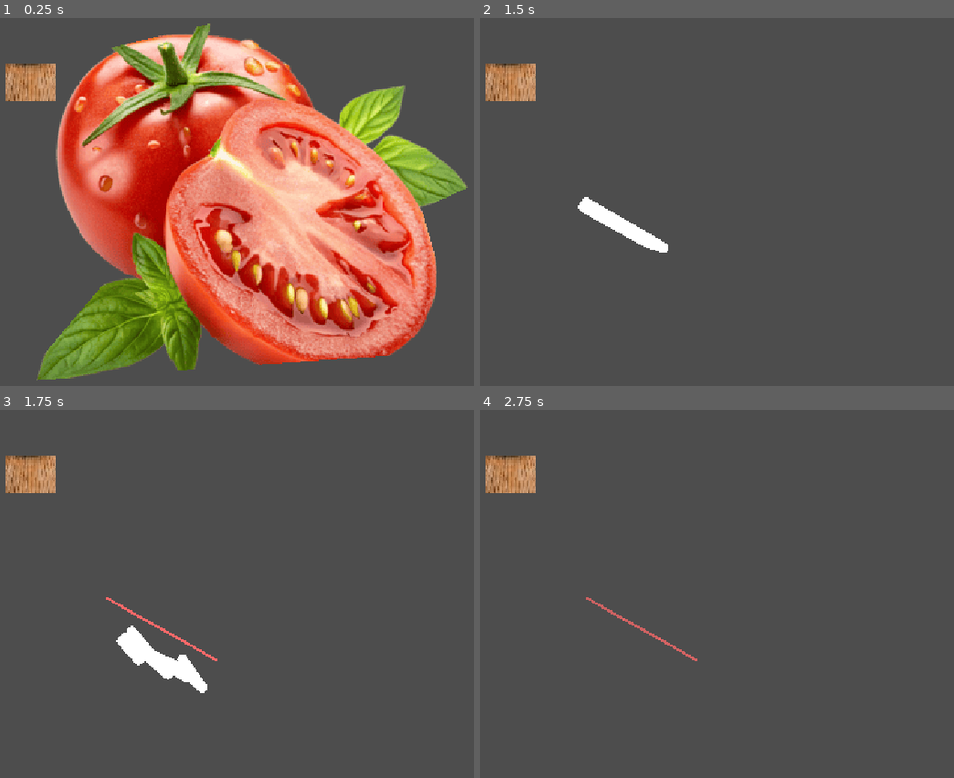
Above: before the commit, frames 1-4 (two rows, left to right).
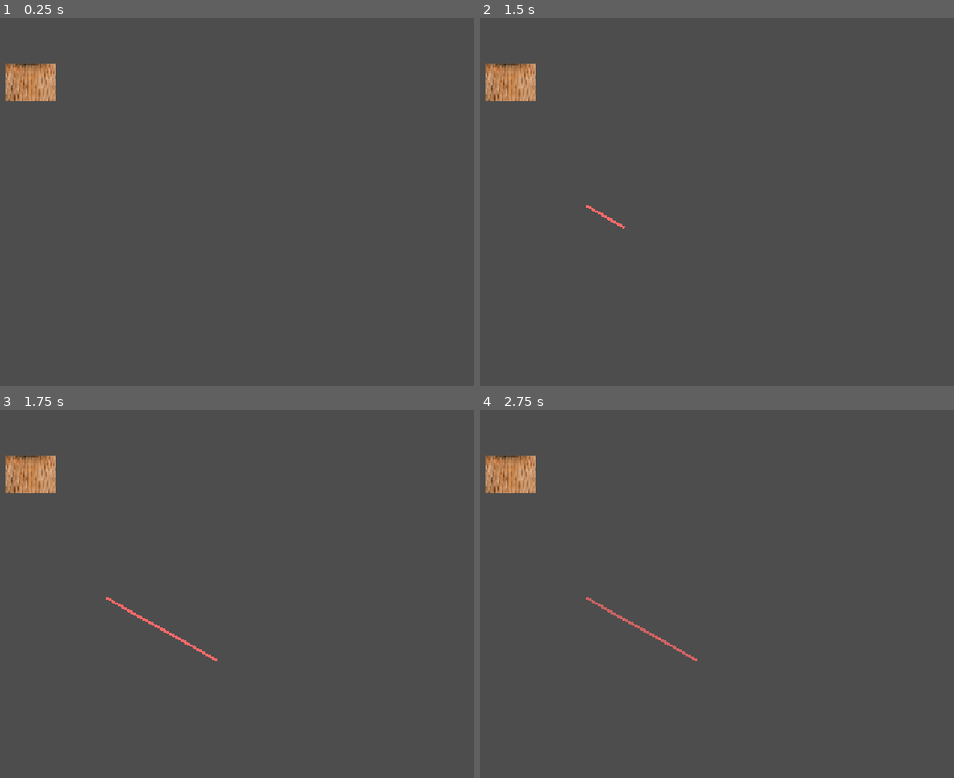
Above: after the commit, the same moments.

Repository: GrossKahn/lemme-cook
Game: Godot game, scene res://scenes/minigame/cuttinggame.tscn
The game is run twice, just before and just after one commit, with the same random seed, the same clock (stepped at 60 frames per second) and the same inputs. This scene is started directly instead of the project's main scene.
Inputs (mouse positions are in pixels of both pictures, inside the frame that each line leads up to):
- Up to frame 1 (0.25 s): no input
- Up to frame 2 (1.5 s): tap Enter at 0.5 s; move the mouse to (892, 165) at 0.52 s; click (892, 165) at 0.67 s; tap Space at 1.25 s; drag from (589, 205) to (698, 268) at 1.27 s
- Up to frame 3 (1.75 s): no input
- Up to frame 4 (2.75 s): move the mouse to (807, 487) at 2.02 s; click (807, 487) at 2.17 s

The runs differ from the first frame. In frame 1, 60% of the frame differs, in the area x 7-99%, y 1-99%; in frame 2, 0.8%; in frame 3, 1.1%; in frame 4, nothing differs.
Error before the commit: Trying to assign value of type 'ingredient_template.gd' to a variable of type 'ingredient.gd'. (res://scenes/minigame/cuttinggame.gd:238)

Commit message:
we be doin changes

Diff:
--- a/scenes/minigame/cuttinggame.gd
+++ b/scenes/minigame/cuttinggame.gd
@@ -21,7 +21,7 @@
 # --- Public Exports ---
 
 @export var fracture_body_color: Color
-@export var ingredient_template: PackedScene
+@export var ingredient_scene: PackedScene
 
 # --- Private Exports ---
 #
@@ -235,7 +235,7 @@
 
 	#TODO: Anpassen zum spawnen von geschnittenen ingredient teilen
 func spawnCutIngredient(shape_info : Dictionary, color : Color, lin_vel : Vector2, ang_vel : float, mass : float, cut_pos : Vector2, texture_info : Dictionary) -> void:
-	var instance:Ingredient = ingredient_template.instantiate()
+	var instance:Ingredient = ingredient_scene.instantiate()
 	_ingredient_parent.add_child(instance)
 
 	var texture=PolygonLib.setTextureOffset(texture_info, shape_info.centroid)
@@ -243,7 +243,7 @@
 	var rot = shape_info.spawn_rot
 	var poly =shape_info.centered_shape
 
-	instance.spawn_ingredient(texture, poly,texture_info,pos,rot,color)
+	instance.spawn_ingredient(texture.texture, poly,texture_info,pos,rot,color)
 
 # --- Private Engine Methods---
 
--- a/scenes/minigame/cuttinggame.tscn
+++ b/scenes/minigame/cuttinggame.tscn
@@ -2,16 +2,15 @@
 
 [ext_resource type="Texture2D" uid="uid://dlnqcxrs1oxa1" path="res://assets/appliance/placeholder-kitchen-psx.jpg" id="1_jkqvi"]
 [ext_resource type="Script" uid="uid://dtn5ff7yh45gs" path="res://scenes/minigame/cuttinggame.gd" id="1_wk0fl"]
-[ext_resource type="PackedScene" uid="uid://drd6cs87mxeea" path="res://scenes/minigame/ingredient_template.tscn" id="2_ag6eu"]
 [ext_resource type="PackedScene" uid="uid://dhrqqo38wiuqi" path="res://polygon2d-fracture/Pool2DBasic.tscn" id="3_mrnj2"]
 [ext_resource type="PackedScene" path="res://polygon2d-fracture/CutShapeVisualizer.tscn" id="4_mrnj2"]
 [ext_resource type="PackedScene" path="res://polygon2d-fracture/FractureShard.tscn" id="5_5qjvt"]
-[ext_resource type="Texture2D" uid="uid://bu5gvdn6e4m45" path="res://tomato.png" id="5_i2hxx"]
+[ext_resource type="PackedScene" uid="uid://vj0g2hergnvd" path="res://scenes/ingredient.tscn" id="7_5qjvt"]
 
 [node name="Node2D" type="Node2D" unique_id=2047674977]
 script = ExtResource("1_wk0fl")
 fracture_body_color = Color(1, 1, 1, 1)
-ingredient_template = ExtResource("2_ag6eu")
+ingredient_scene = ExtResource("7_5qjvt")
 
 [node name="Cuttingboard" type="Sprite2D" parent="." unique_id=181468454]
 position = Vector2(226, 161)
@@ -40,9 +39,4 @@
 
 [node name="IngredientParent" type="Node2D" parent="." unique_id=406966577]
 
-[node name="IngredientTemplate" parent="IngredientParent" unique_id=107534703 instance=ExtResource("2_ag6eu")]
-position = Vector2(205.00002, -19.999996)
-scale = Vector2(2.0109656, 2.0282233)
-texture = ExtResource("5_i2hxx")
-polygon = PackedVector2Array(26.400269, 230.40002, 74.40027, 237.6, 2.4002686, 321.6, 348.00037, 297.6, 316.8003, 187.20001, 364.8003, 165.6, 312.00037, 64.8, 244.8003, 112.8, 182.40039, 35.999996, 21.600342, 74.40001, 33.60034, 206.40002)
-uv = PackedVector2Array(-45.59973, 182.40001, 74.40027, 237.6, 2.4002686, 321.6, 348.00037, 297.6, 316.8003, 187.20001, 364.8003, 165.6, 312.00037, 64.8, 244.8003, 112.8, 182.40039, 35.999996, 21.600342, 74.40001, 33.60034, 206.40002)
+[node name="Ingredient" parent="IngredientParent" unique_id=261107519 instance=ExtResource("7_5qjvt")]
--- a/scripts/ingredient.gd
+++ b/scripts/ingredient.gd
@@ -37,18 +37,26 @@
 var _polygon2d: Polygon2D = self
 # --- Public Methods ---
 
-func spawn_ingredient(texture:Texture2D, polygon:PackedVector2Array,texture_info : Dictionary,global_pos,global_rot,modulate) -> void:
+func spawn_ingredient(texture:Texture2D, poly:PackedVector2Array,texture_info : Dictionary,global_pos,global_rot,modulate) -> void:
 
 
 	self.global_position = global_position
 	self.global_rotation = global_rotation
 	self.modulate = modulate
 
-	self.set_polygon(polygon)
+	self.set_polygon(poly)
+
+	var collision_polygon = CollisionPolygon2D.new()
+	collision_polygon.polygon = poly
+
+	_area.add_child(collision_polygon)
+
+
+	_area.add_child(collision_polygon)
 
 	_polygon2d.texture = texture_info.texture
 	_polygon2d.texture_scale = texture_info.scale
-	_polygon2d.texture_offset = texture_info.offset
+#	_polygon2d.texture_offset = texture_info.offset
 	_polygon2d.texture_rotation = texture_info.rot
 
 
@@ -144,6 +152,7 @@
 
 # Called when the node enters the scene tree for the first time.
 func _ready() -> void:
+	#setup("tomato",load("res://tomato.png"),0,0)
 	$IngredientArea.input_event.connect(_on_input_event)
 
 
